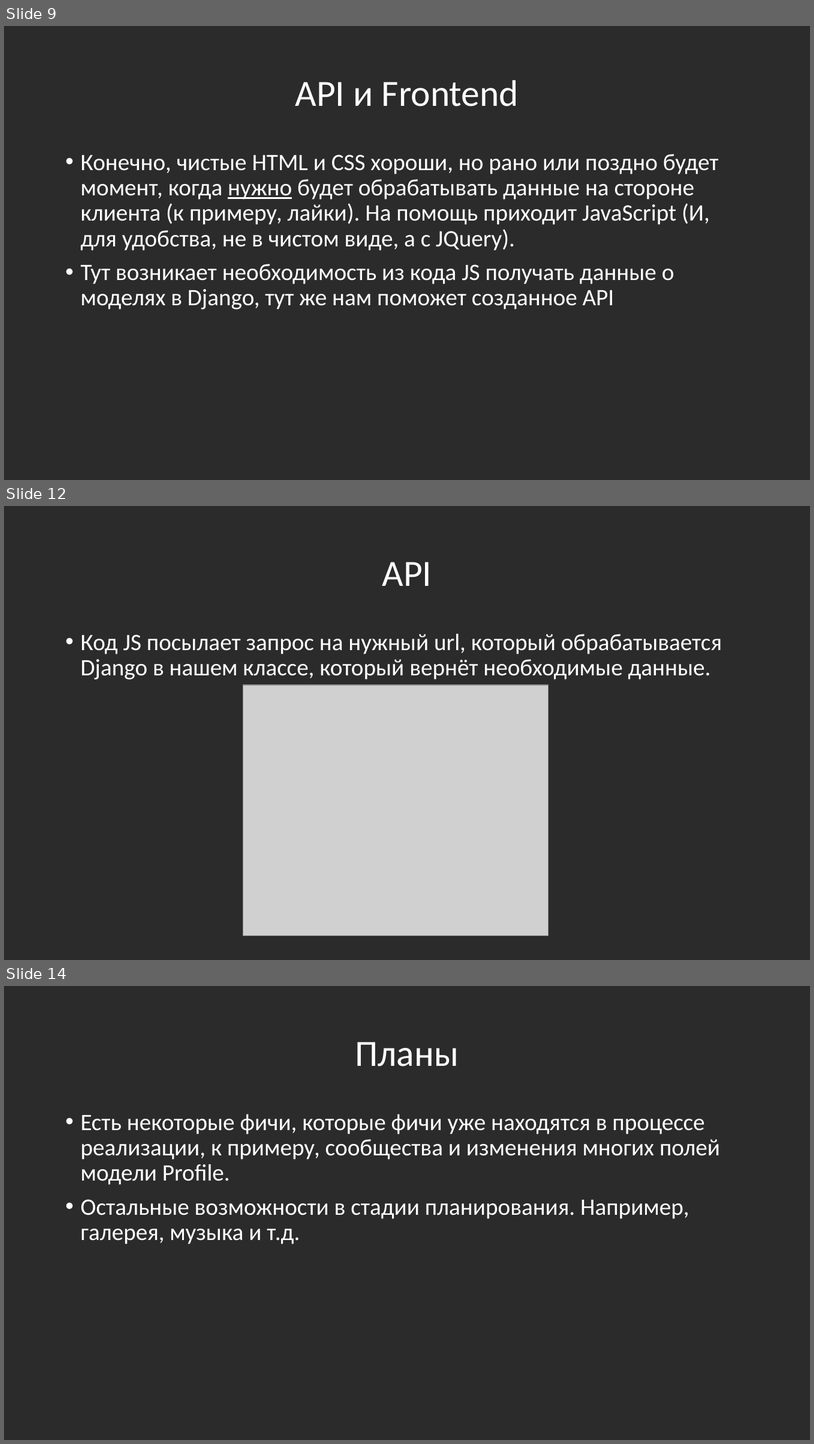
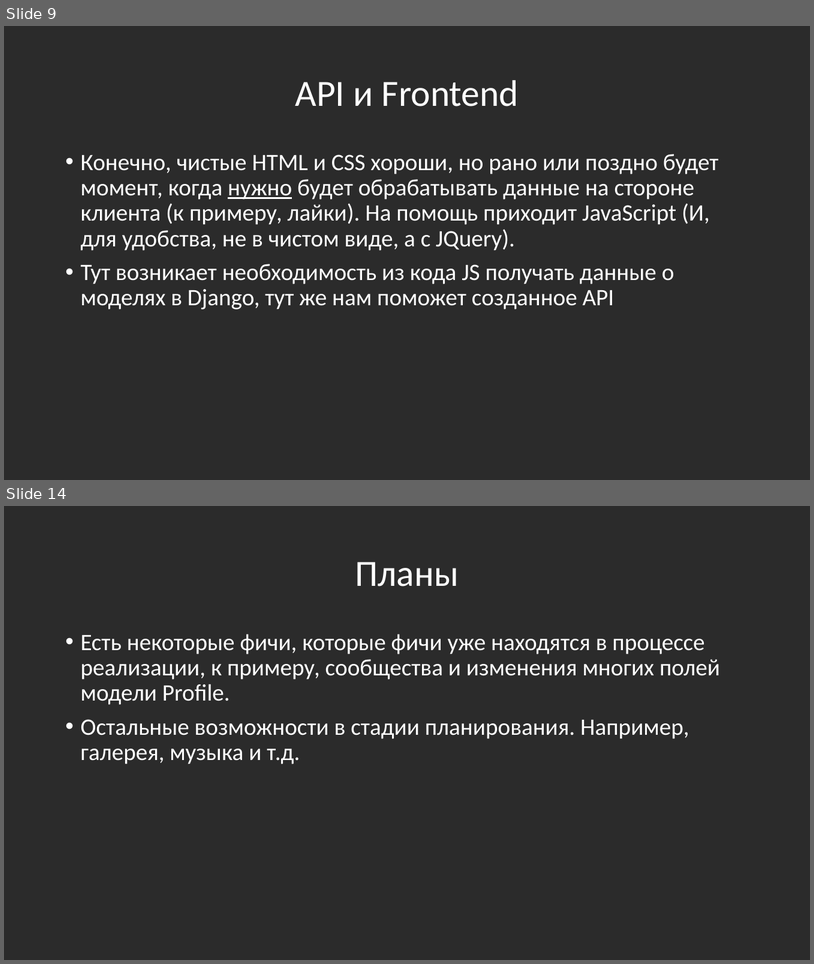
Before and after one commit to Bloodmain/WEBProjectYL, a slide deck: D_amp_K.pptx. Shown one above the other, each under a label of ours: slides 9, 12 and 14 before the commit, slides 9 and 14 after it; the slides between them are not shown. The pictures are 814x1444 and 814x964 pixels, drawn with LibreOffice and Linux fonts; fonts in the diff are those of the drawing; grey boxes stand for pictures; background and template pictures are left out; a plain dark background stands for a picture behind light text. Boxes give left, top, right and bottom in pixels: in the first picture for what was removed or moved away, otherwise in the second. Text is boxed around its words. In the diff, an @@ line names an element or a change of style, - is before the commit and + after.

```diff
--- a/D_amp_K.pptx
+++ b/D_amp_K.pptx
@@ slide 12 removed at (4, 506, 810, 960), background picture (left out) @@
@@ title removed at (382, 562, 432, 586) @@
-API
@@ text removed at (81, 633, 722, 679) @@
-• Код JS посылает запрос на нужный url, который обрабатывается Django в нашем классе, который вернёт необходимые данные.
@@ picture removed at (243, 685, 548, 936) @@
```
Also in this commit, not shown: 4 slides changed, 5 slides added, 4 other slides removed, 1 other file.
